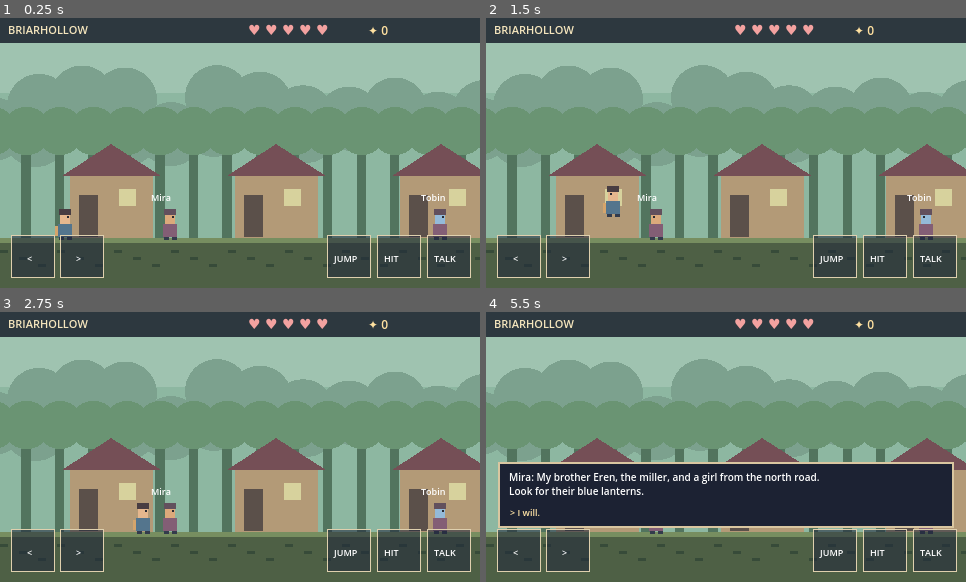
Above: before the commit, frames 1-4 (two rows, left to right).
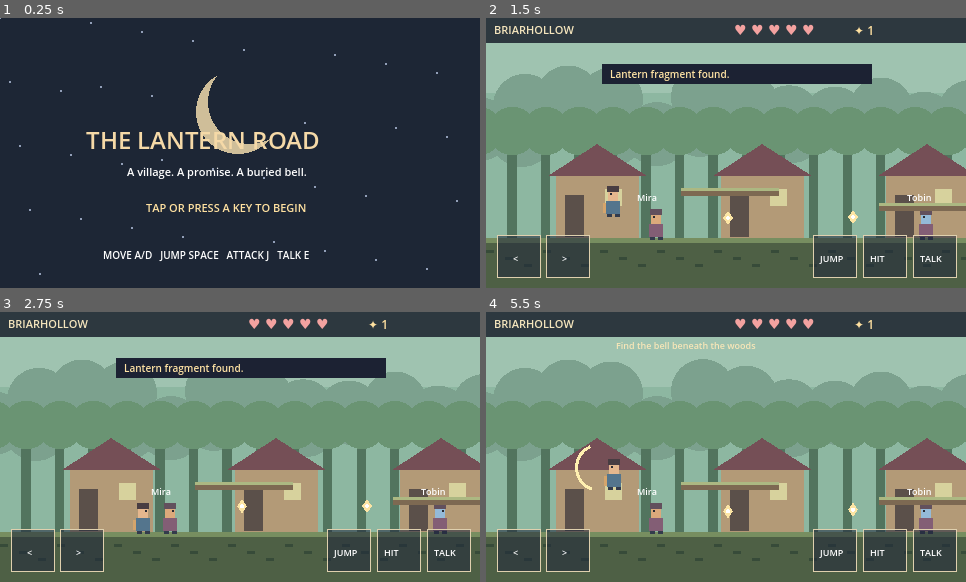
Above: after the commit, the same moments.

Repository: jain-Igtm/Strawberry-Games
Game: Godot game, scene res://main.tscn
The game is run twice, just before and just after one commit, with the same random seed, the same clock (stepped at 60 frames per second) and the same inputs.
Inputs (mouse positions are in pixels of both pictures, inside the frame that each line leads up to):
- Up to frame 1 (0.25 s): no input
- Up to frame 2 (1.5 s): tap Enter at 0.5 s; move the mouse to (831, 139) at 0.52 s; hold D 0.53-1.28 s; hold J 0.53-1.28 s; click (831, 139) at 0.67 s; tap Space at 0.77, 1.07 s; tap 1 at 0.8, 1.35 s; move the mouse to (630, 166) at 1.27 s; hold A from 1.28 s (still down)
- Up to frame 3 (2.75 s): tap Space at 1.52, 1.82 s; tap 2 at 1.55, 2.1 s; move the mouse to (288, 387) at 2.02 s; release A at 2.03 s; hold D from 2.03 s (still down); tap E at 2.3 s
- Up to frame 4 (5.5 s): move the mouse to (702, 501) at 2.77 s; release D at 2.78 s; hold W 2.78-3.53 s; tap E at 2.85 s; click (702, 501) at 2.92 s; tap Space at 3.02, 3.32, 3.5, 4.35, 4.52, 4.82, 5 s; tap R at 3.05, 3.6 s; move the mouse to (870, 487) at 3.52 s; hold Space 3.53-4.28 s; hold A from 3.53 s (still down); tap Enter at 4.25 s; move the mouse to (582, 406) at 4.27 s; tap J at 4.55 s; move the mouse to (750, 447) at 5.02 s; hold J from 5.03 s (still down); click (750, 447) at 5.17 s; tap 1 at 5.3 s

The runs differ from the first frame. In frame 1, 91% of the frame differs, in the area x 0-100%, y 0-100%; in frame 2, 5.5%; in frame 3, 5.5%; in frame 4, 24%.

Commit message:
Add title screen, traversable platforms, lantern collectibles, responsive jump and mobile dialogue controls

Diff:
--- a/LanternRoad/game.gd
+++ b/LanternRoad/game.gd
@@ -29,6 +29,16 @@
 var touch := {}
 var font: Font = ThemeDB.fallback_font
 var save_path := "user://lanternroad.save"
+var title_screen := true
+var platforms: Array[Rect2] = []
+var pickups: Array[Dictionary] = []
+var collected_ids: Dictionary = {}
+var story_flags: Dictionary = {}
+var standing_platform := false
+var jump_was_down := false
+var attack_was_down := false
+var notice := ""
+var notice_timer := 0.0
 var regions := ["BRIARHOLLOW", "THE WEEPING WOOD", "THE SUNKEN BELFRY"]
 var region_colors := [Color("#8db7a1"), Color("#496e74"), Color("#41415d")]
 var npcs := [
@@ -45,7 +55,7 @@
 func save_game() -> void:
 	var file := FileAccess.open(save_path, FileAccess.WRITE)
 	if file:
-		file.store_var({"quest": quest, "shards": shards, "region": region, "hp": hp, "defeated": defeated})
+		file.store_var({"quest": quest, "shards": shards, "region": region, "hp": hp, "defeated": defeated, "collected_ids": collected_ids, "story_flags": story_flags})
 
 func load_game() -> void:
 	if not FileAccess.file_exists(save_path):
@@ -59,12 +69,24 @@
 			region = clampi(int(data.get("region", 0)), 0, 2)
 			hp = int(data.get("hp", 5))
 			defeated = int(data.get("defeated", 0))
+			collected_ids = data.get("collected_ids", {})
+			story_flags = data.get("story_flags", {})
 
 func enter_region(which: int, from_edge: bool) -> void:
 	region = clampi(which, 0, 2)
 	player = Vector2(1100 if from_edge else 65, GROUND)
 	velocity = Vector2.ZERO
 	enemies.clear()
+	platforms.clear()
+	pickups.clear()
+	for i in range(5):
+		var px := 195.0 + i * 198.0
+		var py := 170.0 if i % 2 == 0 else 185.0
+		platforms.append(Rect2(px, py, 98, 8))
+	for i in range(9):
+		var item_id := "%d:%d" % [region, i]
+		if not collected_ids.has(item_id):
+			pickups.append({"id": item_id, "x": 117.0 + i * 125.0, "y": (151.0 if i % 3 == 0 else GROUND - 22.0)})
 	if region == 1:
 		for i in range(5):
 			enemies.append({"x": 260.0 + i * 170.0, "y": GROUND, "hp": 2, "dir": -1, "cool": 0.0, "alive": true, "type": 0})
@@ -76,6 +98,10 @@
 
 func _physics_process(delta: float) -> void:
 	game_time += delta
+	notice_timer = maxf(0.0, notice_timer - delta)
+	if title_screen:
+		queue_redraw()
+		return
 	if not dialogue.is_empty() or dead or won:
 		queue_redraw()
 		return
@@ -85,10 +111,32 @@
 	if direction != 0:
 		facing = direction
 	velocity.x = direction * SPEED
-	if (Input.is_key_pressed(KEY_SPACE) or Input.is_key_pressed(KEY_W) or Input.is_key_pressed(KEY_UP) or touch.get("jump", false)) and player.y >= GROUND - 0.1:
+	var jump_down: bool = Input.is_key_pressed(KEY_SPACE) or Input.is_key_pressed(KEY_W) or Input.is_key_pressed(KEY_UP) or touch.get("jump", false)
+	if jump_down and not jump_was_down and (player.y >= GROUND - 0.1 or standing_platform):
 		velocity.y = JUMP
+		standing_platform = false
+	jump_was_down = jump_down
 	velocity.y += GRAVITY * delta
+	var old_y := player.y
 	player += velocity * delta
+	standing_platform = false
+	if velocity.y >= 0:
+		for ledge in platforms:
+			if player.x + 6 >= ledge.position.x and player.x - 6 <= ledge.end.x and old_y <= ledge.position.y and player.y >= ledge.position.y:
+				player.y = ledge.position.y
+				velocity.y = 0
+				standing_platform = true
+	for item in pickups.duplicate():
+		if absf(player.x - float(item.x)) < 13 and absf(player.y - float(item.y)) < 24:
+			shards += 1
+			collected_ids[str(item.id)] = true
+			pickups.erase(item)
+			if shards % 5 == 0:
+				hp = mini(5, hp + 1)
+				show_notice("Five fragments restore one heart.")
+			else:
+				show_notice("Lantern fragment found.")
+			save_game()
 	if player.y > GROUND:
 		player.y = GROUND
 		velocity.y = 0
@@ -102,8 +150,10 @@
 			enter_region(region - 1, true)
 		else:
 			player.x = 0
-	if Input.is_key_pressed(KEY_J) or touch.get("attack", false):
+	var attack_down: bool = Input.is_key_pressed(KEY_J) or touch.get("attack", false)
+	if attack_down and not attack_was_down:
 		attack()
+	attack_was_down = attack_down
 	for i in range(enemies.size()):
 		var e: Dictionary = enemies[i]
 		if not e.alive:
@@ -200,7 +250,12 @@
 
 func _input(event: InputEvent) -> void:
 	if event is InputEventKey and event.pressed and not event.echo:
-		if event.keycode == KEY_E:
+		if title_screen:
+			title_screen = false
+			return
+		if not dialogue.is_empty() and event.keycode in [KEY_1, KEY_2]:
+			select_dialogue(0 if event.keycode == KEY_1 else 1)
+		elif event.keycode == KEY_E:
 			interact()
 		elif event.keycode == KEY_ESCAPE:
 			dialogue = ""
@@ -212,6 +267,9 @@
 				quest = 2
 			enter_region(0, false)
 	if event is InputEventScreenTouch:
+		if title_screen and event.pressed:
+			title_screen = false
+			return
 		var p: Vector2 = get_canvas_transform().affine_inverse() * event.position
 		var names := ["left", "right", "jump", "attack", "interact"]
 		var rects := [Rect2(12, 218, 43, 42), Rect2(61, 218, 43, 42), Rect2(328, 218, 43, 42), Rect2(378, 218, 43, 42), Rect2(428, 218, 43, 42)]
@@ -228,7 +286,11 @@
 				else:
 					touch[names[i]] = event.pressed
 		if event.pressed and not dialogue.is_empty() and p.y > 148 and p.y < 215:
-			select_dialogue(0)
+			select_dialogue(1 if p.x > 235 and dialogue_options.size() > 1 else 0)
+
+func show_notice(message: String) -> void:
+	notice = message
+	notice_timer = 2.5
 
 func rect(x: float, y: float, w: float, h: float, c: Color) -> void:
 	draw_rect(Rect2(x, y, w, h), c)
@@ -280,6 +342,15 @@
 			var x := float(i * 177 + 90) - cam
 			rect(x, 159, 24, 61, Color("#646078"))
 			rect(x - 7, 153, 38, 8, Color("#8d8293"))
+	for ledge in platforms:
+		var lx := ledge.position.x - cam
+		rect(lx, ledge.position.y, ledge.size.x, ledge.size.y, Color("#646076") if region == 2 else Color("#7d6952"))
+		rect(lx, ledge.position.y, ledge.size.x, 3, Color("#aba0a9") if region == 2 else Color("#acb882"))
+	for item in pickups:
+		var sx: float = float(item.x) - cam
+		var sy: float = float(item.y) + sin(game_time * 3.0 + sx) * 3.0
+		draw_colored_polygon(PackedVector2Array([Vector2(sx, sy - 7), Vector2(sx + 5, sy), Vector2(sx, sy + 7), Vector2(sx - 5, sy)]), Color("#fce5a4"))
+		draw_circle(Vector2(sx, sy), 2, Color.WHITE)
 	for e in enemies:
 		if not e.alive:
 			continue
@@ -303,6 +374,9 @@
 	label_at("✦ %d" % shards, 368, 17, 12, Color("#ffe1a0"))
 	if quest > 0 and not won:
 		label_at("Find the bell beneath the woods", 130, 37, 9, Color("#f7e6b7"))
+	if notice_timer > 0:
+		rect(116, 46, 270, 20, Color("#1c2233"))
+		label_at(notice, 124, 60, 10, Color("#ffe3a4"))
 	if not dialogue.is_empty():
 		rect(13, 151, 454, 64, Color("#1c2233"))
 		draw_rect(Rect2(13, 151, 454, 64), Color("#d9c6a0"), false, 2)
@@ -320,6 +394,17 @@
 			label_at(lines[i], 23, 169 + i * 14, 10)
 		for i in range(mini(dialogue_options.size(), 2)):
 			label_at(("> " if i == 0 else "  ") + dialogue_options[i], 24 + i * 200, 204, 9, Color("#ffe4a6"))
+	if title_screen:
+		rect(0, 0, W, H, Color("#1d2635"))
+		for i in range(35):
+			draw_circle(Vector2(float((i * 61) % 478), float((i * 73) % 260)), 1.0, Color("#929fb8"))
+		draw_circle(Vector2(238, 94), 42, Color("#cfbe99"))
+		draw_circle(Vector2(250, 84), 42, Color("#1d2635"))
+		label_at("THE LANTERN ROAD", 86, 131, 24, Color("#f5d9a7"))
+		label_at("A village. A promise. A buried bell.", 127, 158, 11)
+		label_at("TAP OR PRESS A KEY TO BEGIN", 146, 194, 11, Color("#ffe1a0"))
+		label_at("MOVE A/D   JUMP SPACE   ATTACK J   TALK E", 103, 241, 10)
+		return
 	if dead or won:
 		rect(40, 77, 400, 100, Color("#202337"))
 		label_at("THE BELL REMEMBERS" if won else "YOUR LANTERN WENT DARK", 103, 114, 17, Color("#ffe1ac"))
